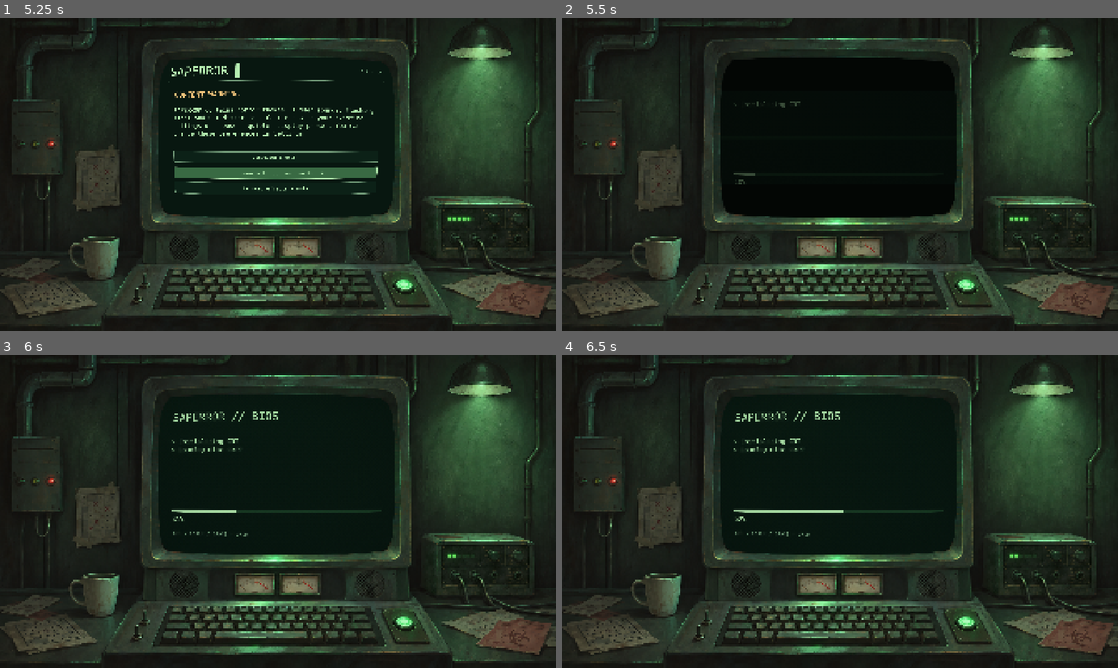
Above: before the commit, frames 1-4 (two rows, left to right).
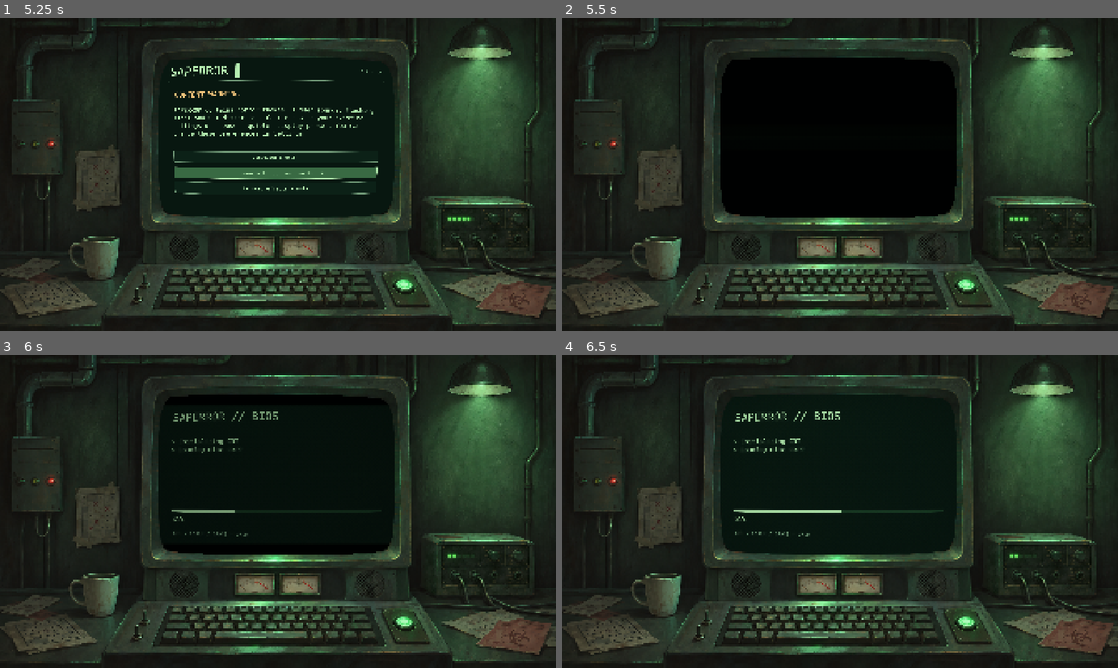
Above: after the commit, the same moments.

Repository: mazerfaker/SAPERROR
Game: Godot game, scene res://scenes/game/gameplay.tscn
The game is run twice, just before and just after one commit, with the same random seed, the same clock (stepped at 60 frames per second) and the same inputs. Sound files missing from this copy of the repository are replaced by a short silence.
Inputs (mouse positions are in pixels of both pictures, inside the frame that each line leads up to):
- Up to frame 1 (5.25 s): tap Enter at 0.5, 2.1, 2.75, 5.1 s; move the mouse to (400, 158) at 0.52 s; hold Right 0.53-1.25 s; tap F at 0.6, 2.3, 3.6 s; click (400, 158) at 0.67 s; tap Space at 0.77, 1.25, 3.77 s; drag from (166, 190) to (250, 237) at 1.27 s; move the mouse to (333, 105) at 2.02 s; hold Right 2.03-2.75 s; click (333, 105) at 2.17 s; drag from (250, 237) to (111, 127) at 2.77 s; move the mouse to (444, 221) at 3.52 s; hold Left 3.53-4.25 s; click (444, 221) at 3.67 s; drag from (111, 127) to (194, 96) at 4.27 s; move the mouse to (305, 174) at 5.02 s; hold Down from 5.03 s (still down); click (305, 174) at 5.17 s
- Up to frame 2 (5.5 s): keep holding Down; tap F at 5.3 s
- Up to frame 3 (6 s): release Down at 5.75 s; drag from (194, 433) to (166, 527) at 5.77 s
- Up to frame 4 (6.5 s): no input

Frame 1 is identical in both runs. In frame 2, 0.1% of the frame differs, in the area x 28-71%, y 18-64%; in frame 3, 0.5%, in the area x 29-68%, y 12-64%; in frame 4, less than 0.1%.

Commit message:
fix: visible CRT power transitions with native framebuffer regression and tutorial action labels

Diff:
--- /dev/null
+++ b/assets/shaders/crt_power.gdshader
@@ -0,0 +1,23 @@
+shader_type canvas_item;
+render_mode unshaded;
+uniform vec2 contour[21];
+uniform float screen_power = 1.0;
+uniform float screen_beam = 1.0;
+uniform float line_strength = 0.0;
+bool inside_crt(vec2 p) {
+	bool inside = false;
+	for (int i=0; i<21; i++) {
+		vec2 a=contour[i]; vec2 b=contour[(i+1)%21];
+		if ((a.y>p.y)!=(b.y>p.y)) {
+			if (p.x<(b.x-a.x)*(p.y-a.y)/(b.y-a.y)+a.x) { inside=!inside; }
+		}
+	}
+	return inside;
+}
+void fragment() {
+	float y=abs(UV.y*2.0-1.0);
+	float opening=screen_beam>=0.999 ? 1.0 : 1.0-smoothstep(max(0.0,screen_beam-0.018),screen_beam+0.018,y);
+	float opacity=1.0-screen_power*opening;
+	float line=exp(-y*100.0)*line_strength;
+	COLOR=vec4(vec3(0.002,0.006,0.003)+vec3(0.07,0.22,0.10)*line,inside_crt(UV)?max(opacity,line):0.0);
+}
--- a/scripts/ui/crt_lifecycle.gd
+++ b/scripts/ui/crt_lifecycle.gd
@@ -1,12 +1,12 @@
 extends RefCounted
 enum Phase { BOOT, READY, SHUTDOWN, OFF }
 const BOOT_TIME: float = 2.4
-const SHUTDOWN_TIME: float = 0.65
+const SHUTDOWN_TIME: float = 1.10
 var phase: int = Phase.BOOT
 var elapsed: float = 0.0
 # CRT filters and power lifecycle are independent; explicit accessibility choices win.
-static func animation_allowed(headless: bool, reduced: bool, clear: bool) -> bool:
-	return not headless and not reduced and not clear
+static func animation_allowed(headless: bool, _reduced: bool, _clear: bool) -> bool:
+	return not headless
 func begin_boot() -> void:
 	if phase!=Phase.READY: return
 	phase=Phase.BOOT
@@ -32,10 +32,10 @@
 	if phase == Phase.SHUTDOWN: return clampf(elapsed/SHUTDOWN_TIME,0.0,1.0)
 	return 1.0
 func beam() -> float:
-	if phase == Phase.BOOT: return lerpf(0.005,1.0,smoothstep(0.0,0.45,elapsed))
-	if phase == Phase.SHUTDOWN: return lerpf(1.0,0.003,smoothstep(0.0,0.52,elapsed))
+	if phase == Phase.BOOT: return lerpf(0.005,1.0,smoothstep(0.0,0.95,elapsed))
+	if phase == Phase.SHUTDOWN: return lerpf(1.0,0.003,smoothstep(0.0,0.86,elapsed))
 	return 0.0 if phase == Phase.OFF else 1.0
 func power() -> float:
-	if phase == Phase.BOOT: return smoothstep(0.0,0.65,elapsed)
-	if phase == Phase.SHUTDOWN: return 1.0-smoothstep(0.40,SHUTDOWN_TIME,elapsed)
+	if phase == Phase.BOOT: return smoothstep(0.0,1.15,elapsed)
+	if phase == Phase.SHUTDOWN: return 1.0-smoothstep(0.25,SHUTDOWN_TIME,elapsed)
 	return 0.0 if phase == Phase.OFF else 1.0
--- a/scripts/ui/gameplay.gd
+++ b/scripts/ui/gameplay.gd
@@ -5,6 +5,7 @@
 const Grade = preload("res://assets/shaders/scene_grade.gdshader")
 const Lifecycle = preload("res://scripts/ui/crt_lifecycle.gd")
 const Immersion = preload("res://scripts/ui/immersion.gd")
+const PowerMask = preload("res://assets/shaders/crt_power.gdshader")
 const ART_PATH := "res://assets/art/terminal_original.png"
 const LiveEnvironment = preload("res://scripts/environment/live_environment.gd")
 var live: LiveEnvironment
@@ -15,6 +16,10 @@
 var crt_material: ShaderMaterial
 var grade_material: ShaderMaterial
 var grade_layer: ColorRect
+var power_layer: ColorRect
+var power_material: ShaderMaterial
+var power_first_frame: bool=false
+var power_dark_frames: int=0
 var crt_values: Dictionary={}
 var crt_parameter_writes: int=0
 var ui: TerminalUI
@@ -98,6 +103,19 @@
 	grade_material.set_shader_parameter("contour",Geometry.mask_points())
 	post.material = grade_material
 	add_child(post)
+	# Last canvas layer, above all monitor post-processing; never affects the room.
+	power_layer=ColorRect.new()
+	power_layer.name="CRTPowerMask"
+	power_layer.position=Geometry.SCREEN.position
+	power_layer.size=Geometry.SCREEN.size
+	power_layer.mouse_filter=Control.MOUSE_FILTER_IGNORE
+	power_material=ShaderMaterial.new()
+	power_material.shader=PowerMask
+	power_material.set_shader_parameter("contour",Geometry.mask_points())
+	power_layer.material=power_material
+	power_layer.z_index=50
+	power_layer.hide()
+	add_child(power_layer)
 	ui.connect("effects_changed", _set_effects)
 	ui.connect("fault_triggered", _on_fault)
 	ui.connect("fullscreen_requested", _toggle_fullscreen)
@@ -114,14 +132,17 @@
 	if DisplayServer.get_name() != "headless": display.grab_focus()
 	_apply_lifecycle()
 func _power_animation_allowed() -> bool:
-	return Lifecycle.animation_allowed(DisplayServer.get_name()=="headless",ui.reduced,ui.clear_display)
+	return DisplayServer.get_name()!="headless"
 func _start_power_on() -> void:
 	# Keep the first-launch safety notice ahead of the animation.
 	if ui.warning_pending or not _power_animation_allowed():
 		lifecycle.skip_boot()
 	else:
 		lifecycle.begin_boot()
-		ui.begin_boot()
+		power_first_frame=true
+		power_dark_frames=0
+		# Keep BIOS only in normal motion; gentle fade reveals menu in reduced motion.
+		if not ui.reduced and not ui.clear_display: ui.begin_boot()
 	_apply_lifecycle()
 func _after_warning() -> void:
 	if not _power_animation_allowed(): return
@@ -163,10 +184,26 @@
 	outcome = 1.0
 	outcome_sign = 1.0 if won else -1.0
 func _apply_lifecycle() -> void:
-	_set_crt("power",lifecycle.power())
-	_set_crt("beam",lifecycle.beam())
+	# The original CRT shader stays neutral; a dedicated top layer owns power transitions.
+	_set_crt("power",1.0)
+	_set_crt("beam",1.0)
+	if not is_instance_valid(power_layer): return
+	var gentle: bool=ui.reduced or ui.clear_display
+	var active: bool=lifecycle.phase!=Lifecycle.Phase.READY
+	power_layer.visible=active
+	if not active: return
+	var level: float=lifecycle.power()
+	var aperture: float=lifecycle.beam()
+	if gentle:
+		aperture=1.0
+		if lifecycle.phase==Lifecycle.Phase.BOOT: level=smoothstep(0.0,1.0,lifecycle.progress())
+		elif lifecycle.phase==Lifecycle.Phase.SHUTDOWN: level=1.0-smoothstep(0.0,1.0,lifecycle.progress())
+	power_material.set_shader_parameter("screen_power",level)
+	power_material.set_shader_parameter("screen_beam",aperture)
+	power_material.set_shader_parameter("line_strength",0.0 if gentle else (1.0-aperture)*level)
 func _finish_boot() -> void:
 	lifecycle.skip_boot()
+	power_first_frame=false
 	ui.end_boot()
 	_apply_lifecycle()
 func _shutdown() -> void:
@@ -176,6 +213,9 @@
 		get_tree().quit()
 		return
 	lifecycle.begin_shutdown()
+	power_first_frame=true
+	power_dark_frames=0
+	_apply_lifecycle()
 	ui.audio.play_event("shutdown")
 func _process(delta: float) -> void:
 	if crt_material == null: return
@@ -183,7 +223,13 @@
 		live.set_lamp_enabled(ui.lamp_animation and not ui.warning_pending)
 		live.set_audio_settings(ui.audio.effective_sfx(),ui.audio.enabled)
 	var previous: int = lifecycle.phase
-	lifecycle.advance(delta)
+	# Do not let a long loading/render stall skip the entire visible transition.
+	if power_first_frame:
+		power_first_frame=false
+	elif lifecycle.phase in [Lifecycle.Phase.BOOT,Lifecycle.Phase.SHUTDOWN]:
+		lifecycle.advance(minf(delta,0.05))
+	else:
+		lifecycle.advance(delta)
 	if lifecycle.phase == Lifecycle.Phase.BOOT:
 		ui.update_boot(lifecycle.progress())
 	elif previous == Lifecycle.Phase.BOOT:
@@ -192,7 +238,9 @@
 		ui.audio.fade_hum(1.0-lifecycle.progress())
 		ui.audio.fade_music(1.0-lifecycle.progress())
 	elif lifecycle.phase == Lifecycle.Phase.OFF:
-		get_tree().quit()
+		# Present at least two black frames before destroying the window.
+		power_dark_frames+=1
+		if power_dark_frames>=3: get_tree().quit()
 	_apply_lifecycle()
 	fault = move_toward(fault,0.0,delta*1.7)
 	if glitches_enabled and not reduced_motion and effects > 0.0 and lifecycle.accepts_input():
--- a/scripts/ui/tutorial.gd
+++ b/scripts/ui/tutorial.gd
@@ -201,7 +201,7 @@
 	_build()
 func _refresh() -> void:
 	var key: String = "TUT_HINT_"+str(step)+"_"+str(phase)
-	hint.text = tr("TUT_COMPLETE") if solved else tr(key)
+	hint.text = tr("TUT_RULE_DONE" if step==6 else "TUT_COMPLETE") if solved else tr(key)
 	if step==8 and phase==1 and not solved: hint.text=tr(key) % phantom.value
 	if invalid_action and not solved: hint.text+="\n\n"+tr("TUT_TRY_MARKED")
 	hint.add_theme_font_size_override("font_size",Access.fit_font(get_theme_default_font(),hint.text,33,text_scale,Vector2(700,360),true))
@@ -209,7 +209,9 @@
 	skip_button.disabled=solved
 	if is_instance_valid(tool_button):
 		tool_button.disabled = solved or (step==5 and phase==0)
-		if step==6: tool_button.text = Tools.NAMES[board.rule]
+		if step==6:
+			tool_button.text=Tools.NAMES[Rules.Rule.DIAGONAL] if solved else tr("TUT_SWITCH_RULE") % Tools.NAMES[mini(board.rule+1,Rules.Rule.DIAGONAL)]
+			tool_button.add_theme_font_size_override("font_size",Access.fit_font(get_theme_default_font(),tool_button.text,26,text_scale,Vector2(680,52),false))
 		if step==8: tool_button.text = tr("VIS_JOURNAL") if phase==0 else tr("VIS_CLEANSE")
 		if step==7:
 			practice_label.text = "CR %d\n%s %d\n%s %d/3" % [practice.credits,tr("SIMPLE_HINT"),2+(1 if practice.owned.has("ASSISTANT") else 0),tr("VIS_MODULES"),practice.owned.size()]
--- /dev/null
+++ b/tests/crt_power_render_test.gd
@@ -0,0 +1,73 @@
+extends SceneTree
+const Scene=preload("res://scenes/game/gameplay.tscn")
+const Geometry=preload("res://scripts/ui/crt_geometry.gd")
+const Life=preload("res://scripts/ui/crt_lifecycle.gd")
+var failures: int=0
+func check(ok: bool,msg: String) -> void:
+	if not ok:
+		failures+=1
+		printerr("CRT_POWER FAIL: ",msg)
+func _initialize() -> void:
+	create_timer(45.0).timeout.connect(func(): quit(1))
+	call_deferred("run")
+func capture(v: SubViewport, name: String) -> Image:
+	await process_frame
+	await RenderingServer.frame_post_draw
+	var img: Image=v.get_texture().get_image()
+	img.save_png("res://build/logs/crt_"+name+".png")
+	return img
+func mean(img: Image, area: Rect2i) -> float:
+	var total: float=0.0
+	var n: int=0
+	for y in range(area.position.y,area.end.y,3):
+		for x in range(area.position.x,area.end.x,3):
+			var c: Color=img.get_pixel(x,y)
+			total+=(c.r+c.g+c.b)/3.0
+			n+=1
+	return total/float(maxi(n,1))
+func run() -> void:
+	if DisplayServer.get_name()=="headless":
+		quit(1)
+		return
+	DirAccess.make_dir_recursive_absolute(ProjectSettings.globalize_path("res://build/logs"))
+	var vp:=SubViewport.new()
+	vp.size=Vector2i(1920,1080)
+	vp.render_target_update_mode=SubViewport.UPDATE_ALWAYS
+	root.add_child(vp)
+	var game=Scene.instantiate()
+	game.skip_first_launch_warning=true
+	vp.add_child(game)
+	game.set_process(false)
+	game.ui.reduced=false
+	game.ui.clear_display=false
+	game.ui.warning_pending=false
+	game.ui.session_path="user://crt_power_test_%d.cfg" % OS.get_process_id()
+	game._finish_boot()
+	game._set_effects(0.0,true,false,false,0.0,false)
+	# Use the real menu and actual top-level composition, not an isolated shader fixture.
+	var ready: Image=await capture(vp,"ready")
+	game._start_power_on()
+	var dark: Image=await capture(vp,"boot_dark")
+	check(game.lifecycle.phase==Life.Phase.BOOT and game.power_layer.visible,"real boot layer")
+	var screen:=Rect2i(590,180,710,465)
+	check(mean(dark,screen)<0.012 and mean(ready,screen)>mean(dark,screen)+0.012,"dark boot differs from visible menu")
+	for i in range(12): game._process(0.05)
+	var warm: Image=await capture(vp,"boot_warm")
+	check(mean(warm,screen)>mean(dark,screen)+0.003,"visible warmup")
+	game._finish_boot()
+	game.ui._show("menu")
+	var power:=game.ui.page.find_child("PowerOff",true,false) as Button
+	check(is_instance_valid(power),"real power button")
+	if is_instance_valid(power): power.pressed.emit()
+	check(game.lifecycle.phase==Life.Phase.SHUTDOWN,"actual button starts shutdown")
+	for i in range(17): game._process(0.05)
+	var fading: Image=await capture(vp,"shutdown")
+	check(mean(fading,screen)<mean(ready,screen)*0.6,"actual frame dims")
+	for i in range(7): game._process(0.05)
+	var off: Image=await capture(vp,"off")
+	check(mean(off,screen)<0.012,"actual final black frame")
+	var outside:=Rect2i(20,30,150,150)
+	check(absf(mean(off,outside)-mean(ready,outside))<0.05,"room not darkened")
+	print("CRT_POWER_QA failures=",failures)
+	game.queue_free()
+	quit(0 if failures==0 else 1)
--- a/tests/lifecycle_test.gd
+++ b/tests/lifecycle_test.gd
@@ -28,7 +28,7 @@
 	life.advance(1.0)
 	check(life.phase == Life.Phase.OFF and life.power()==0.0 and not life.accepts_input(),"power off")
 	check(Life.animation_allowed(false,false,false),"normal power animation independent of CRT strength")
-	check(not Life.animation_allowed(false,true,false) and not Life.animation_allowed(false,false,true) and not Life.animation_allowed(true,false,false),"accessibility and headless bypass")
+	check(Life.animation_allowed(false,true,false) and Life.animation_allowed(false,false,true) and not Life.animation_allowed(true,false,false),"gentle fade in accessibility modes; headless bypass")
 	var skip := Life.new()
 	skip.skip_boot()
 	check(skip.accepts_input() and skip.power()==1.0,"skip boot")
@@ -47,7 +47,7 @@
 	if scene != null:
 		var game = scene.instantiate()
 		root.add_child(game)
-		check(game.lifecycle.accepts_input(),"headless scene ready")
+		check(game.lifecycle.accepts_input() and not game.power_layer.visible,"headless scene ready")
 		game._set_effects(0.45,true,false,false,0.0,true)
 		game._on_immersion("WATCHER")
 		check(game.immersion_pulse>0.0 and game.immersion_id=="WATCHER","anomaly pulse triggered")
--- a/tests/onboarding_test.gd
+++ b/tests/onboarding_test.gd
@@ -71,10 +71,13 @@
 	check(tutorial.solved and tutorial.board.hp==3,"lesson 6 rewind")
 	tutorial._next()
 	check(tutorial.board.clue(5,0)==3,"lesson 7 classic")
+	check(tutorial.tool_button.text==TranslationServer.translate("TUT_SWITCH_RULE") % "CROSS","lesson 7 button names next rule")
 	tutorial._lesson_tool()
 	check(tutorial.board.clue(5,1)==2,"lesson 7 cross")
+	check(tutorial.tool_button.text==TranslationServer.translate("TUT_SWITCH_RULE") % "DIAGONAL","lesson 7 next diagonal button")
 	tutorial._lesson_tool()
 	check(tutorial.solved and tutorial.board.clue(5,2)==1,"lesson 7 diagonal")
+	check(tutorial.tool_button.text=="DIAGONAL" and tutorial.tool_button.disabled,"lesson 7 final label")
 	tutorial._next()
 	tutorial._lesson_tool()
 	check(tutorial.solved and tutorial.practice.credits==45 and tutorial.practice.owned.has("ASSISTANT"),"lesson 8 current campaign module purchase")
Not shown, changed: localization/visual.en.po
Not shown, changed: localization/visual.uk.po
Not shown, changed: CHANGELOG.md
Not shown, changed: docs/CRT_IMMERSION.md
